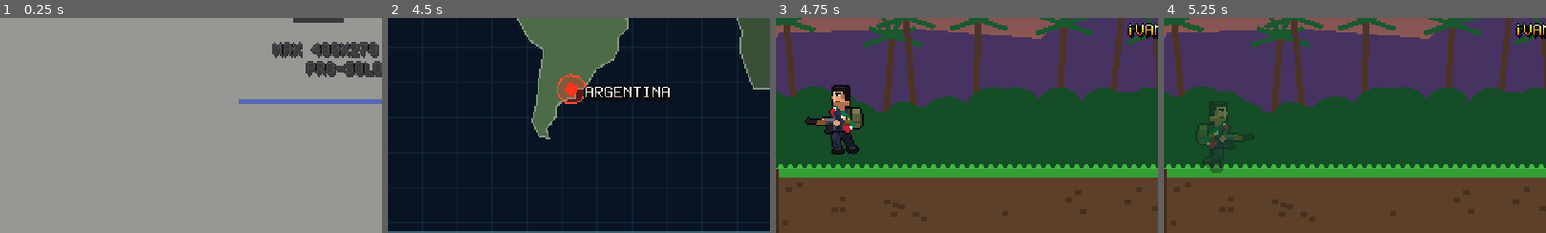
Above: before the commit, frames 1-4 (left to right).
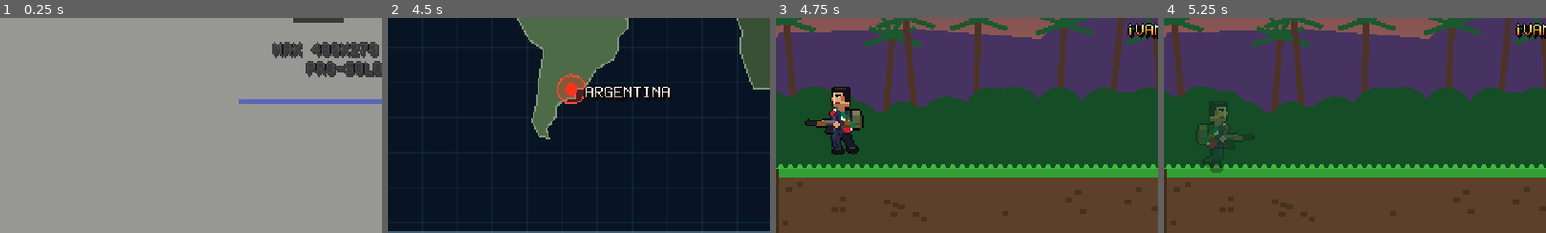
Above: after the commit, the same moments.

Repository: revtiger/Contra-Typebeat
Game: Godot game, scene res://scenes/intro.tscn
Two runs of this game, one before a commit and one after it. Both use one fixed random seed, a clock stepped at 60 frames per second and the inputs below.
Inputs:
- Up to frame 1 (0.25 s): no input
- Up to frame 2 (4.5 s): tap Enter (restart) at 0.5, 3.5, 4.25 s; hold Right (right) 0.53-2.03 s; tap C (grenade) at 0.6 s; tap Z (jump) at 0.77, 1.52, 3.02, 3.77 s; tap X (shoot) at 1.35 s; hold Left (left) 2.03-2.78 s; tap Space at 2.1 s; hold Right (right) 2.78-4.28 s; tap K at 2.85 s; tap J at 3.6 s; hold Left (left) from 4.28 s (still down); tap L at 4.35 s
- Up to frame 3 (4.75 s): keep holding Left (left); tap Z (jump) at 4.52 s
- Up to frame 4 (5.25 s): release Left (left) at 5.03 s; hold Right (right) from 5.03 s (still down); tap R at 5.1 s
The pictures show only the part of the screen within x 0-50%, y 50-100%; the shares and areas given below are measured in that part.

Frames 1-2 are identical in both runs. In frame 3, 0.8% of the frame differs, in the area x 7-23%, y 31-54%; in frame 4, nothing differs.

Commit message:
Disparo en diagonal (arriba + lado y, en el aire, abajo + lado)
Gwyn decide añadir diagonales a los controles estilo Metal Slug.
- player.gd: Arriba + izquierda/derecha apunta a 45° hacia arriba; en el
  aire, Abajo + lado apunta a 45° hacia abajo. _aim_key() centraliza la
  elección de pose y boca del cañón.
- humans.py: nuevas filas diag_up y diag_down del torso de El Presi y La
  Tenienta, al final de la hoja para no mover las filas anteriores (las
  demás filas y sprites quedan idénticos).
- Eduardo y Eder disparan en diagonal, pero todavía con la pose de frente
  hasta usar las poses de docs/propuestas/poses_extra/.
- Menú de controles, diseno.md, plan y skill al día.

Co-Authored-By: Claude Opus 5.5 <noreply@anthropic.com>
Claude-Session: https://claude.ai/code/session_01FEDf67epo7WfR6PRrARnbK

Diff:
--- a/assets/sprites/player_meta.json
+++ b/assets/sprites/player_meta.json
@@ -26,7 +26,9 @@
   "throw": 4,
   "crouch_throw": 5,
   "knife": 6,
-  "crouch_knife": 7
+  "crouch_knife": 7,
+  "diag_up": 8,
+  "diag_down": 9
  },
  "bob": {
   "run": [
@@ -56,6 +58,14 @@
   "crouch_fwd": [
    23,
    -12
+  ],
+  "diag_up": [
+   19,
+   -34
+  ],
+  "diag_down": [
+   19,
+   -7
   ]
  },
  "death_frame": [
--- a/scripts/menu.gd
+++ b/scripts/menu.gd
@@ -11,6 +11,7 @@
 ## Controles: acción (texto blanco) y teclas (dorado), alineados en columnas con la fuente monoespaciada.
 const CONTROLS := [
 	["Moverse", "Flechas / WASD"], ["Apuntar arriba", "Arriba"], ["Disparar abajo (aire)", "Abajo"],
+	["Disparar en diagonal", "Arriba/Abajo + lado"],
 	["Saltar", "Z / Espacio / K"], ["Disparar / cuchillo", "X / J"], ["Granada", "C / L"],
 	["Agacharse", "Abajo"], ["Bajar de un puente", "Abajo + Saltar"], ["Pausa", "Esc"],
 ]
--- a/scripts/player.gd
+++ b/scripts/player.gd
@@ -1,6 +1,7 @@
 extends CharacterBody2D
 ## Soldado del jugador con controles estilo Metal Slug:
-## - dispara adelante, arriba y (solo en el aire) abajo; sin diagonales
+## - dispara adelante, arriba, en diagonal hacia arriba (Arriba + adelante) y, solo en el aire,
+##   abajo y en diagonal hacia abajo (Abajo + adelante)
 ## - se agacha y avanza agachado; baja de los puentes con Abajo + Saltar
 ## - granadas con botón propio (10 por vida); cuchillo automático si hay un soldado pegado
 ## - armas especiales con munición limitada: al acabarse vuelve la pistola
@@ -115,6 +116,7 @@
 	collision_mask = 1 if drop_t > 0.0 else 1 | 8
 
 	var dir := Input.get_axis("left", "right")
+	var side := absf(dir) >= 0.3
 	var up := Input.is_action_pressed("up")
 	var down := Input.is_action_pressed("down")
 	var on_floor := is_on_floor()
@@ -142,9 +144,9 @@
 	_set_height(CROUCH_H if crouching else (STAND_H if on_floor else JUMP_H))
 
 	if up:
-		aim = Vector2.UP
+		aim = Vector2(facing, -1).normalized() if side else Vector2.UP
 	elif down and not on_floor:
-		aim = Vector2.DOWN
+		aim = Vector2(facing, 1).normalized() if side else Vector2.DOWN
 	else:
 		aim = Vector2(facing, 0)
 
@@ -167,6 +169,15 @@
 	queue_redraw()
 
 
+## Nombre de la dirección de apuntado: fwd, up, down, diag_up o diag_down (filas del torso y bocas del cañón).
+func _aim_key() -> String:
+	if aim.x == 0.0:
+		return "up" if aim.y < 0.0 else "down"
+	if aim.y != 0.0:
+		return "diag_up" if aim.y < 0.0 else "diag_down"
+	return "fwd"
+
+
 func _standing_on_bridge() -> bool:
 	for i in get_slide_collision_count():
 		var c := get_slide_collision(i)
@@ -179,12 +190,8 @@
 func _muzzle() -> Vector2:
 	if body:
 		return _body_muzzle()
-	var key := "fwd"
-	if aim == Vector2.UP:
-		key = "up"
-	elif aim == Vector2.DOWN:
-		key = "down"
-	elif crouching:
+	var key := _aim_key()
+	if key == "fwd" and crouching:
 		key = "crouch_fwd"
 	var m := SpriteUtil.v(meta["muzzle"][key])
 	return Vector2(m.x * facing, m.y + torso.position.y)
@@ -375,12 +382,8 @@
 		torso.animation = prefix + "throw"
 		torso.frame = 0 if throw_t > 0.1 else 1
 	else:
-		if aim == Vector2.UP:
-			torso.animation = "up"
-		elif aim == Vector2.DOWN:
-			torso.animation = "down"
-		else:
-			torso.animation = prefix + "fwd"
+		var key := _aim_key()
+		torso.animation = prefix + "fwd" if key == "fwd" else key
 		torso.frame = 1 if flash_t > 0.0 else 0
 	fx.queue_redraw()
 
@@ -418,11 +421,16 @@
 func _body_muzzle() -> Vector2:
 	var m: Dictionary = body_meta["muzzle"]
 	var p := SpriteUtil.v(m["fwd"])
-	if aim == Vector2.UP:
-		p = Vector2(4, -50)  # ☐ sin pose de apuntar arriba todavía
-	elif aim == Vector2.DOWN:
-		p = Vector2(2, -2)
-	elif crouching:
+	match _aim_key():
+		"up":
+			p = Vector2(4, -50)  # ☐ sin pose de apuntar arriba todavía
+		"down":
+			p = Vector2(2, -2)
+		"diag_up":
+			p = Vector2(22, -44)  # ☐ sin pose diagonal todavía (propuesta en docs/propuestas/poses_extra/)
+		"diag_down":
+			p = Vector2(20, -8)
+	if _aim_key() == "fwd" and crouching:
 		p = SpriteUtil.v(m["prone"] if absf(velocity.x) > 1.0 else m["crouch_fwd"])
 	return Vector2(p.x * facing, p.y)
 
Binary file changed: assets/sprites/player_presi_torso.png
Binary file changed: assets/sprites/player_tenienta_torso.png
Not shown, changed: .claude/skills/contra-typebeat/SKILL.md
Not shown, changed: docs/diseno.md
Not shown, changed: docs/plan-metal-slug.md
Not shown, changed: tools/sprites/humans.py
